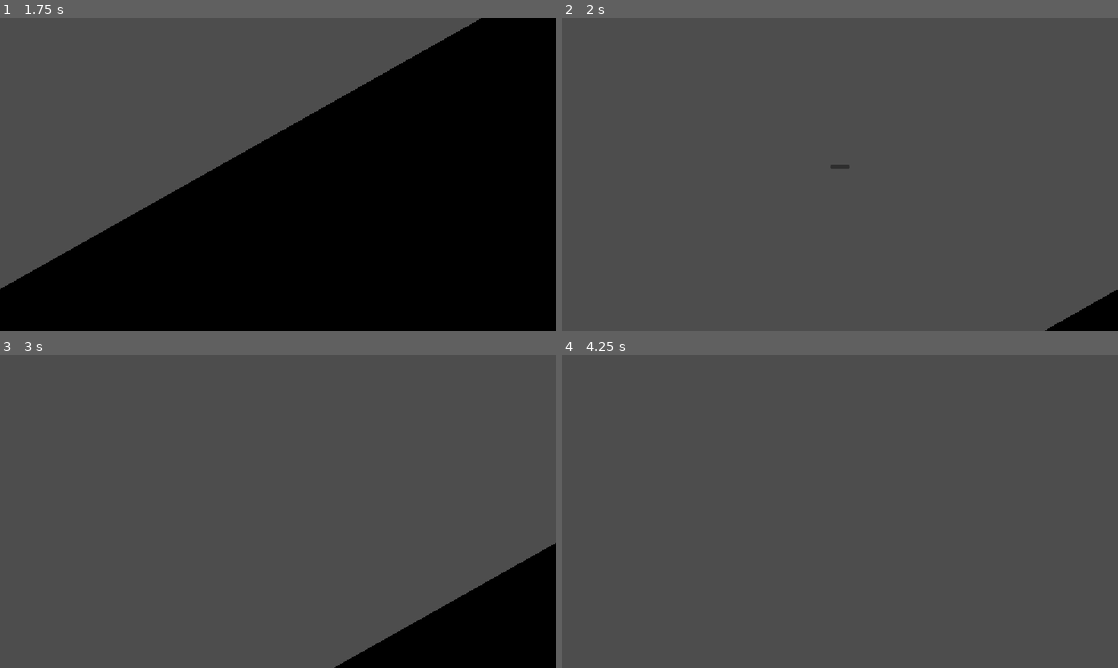
Above: before the commit, frames 1-4 (two rows, left to right).
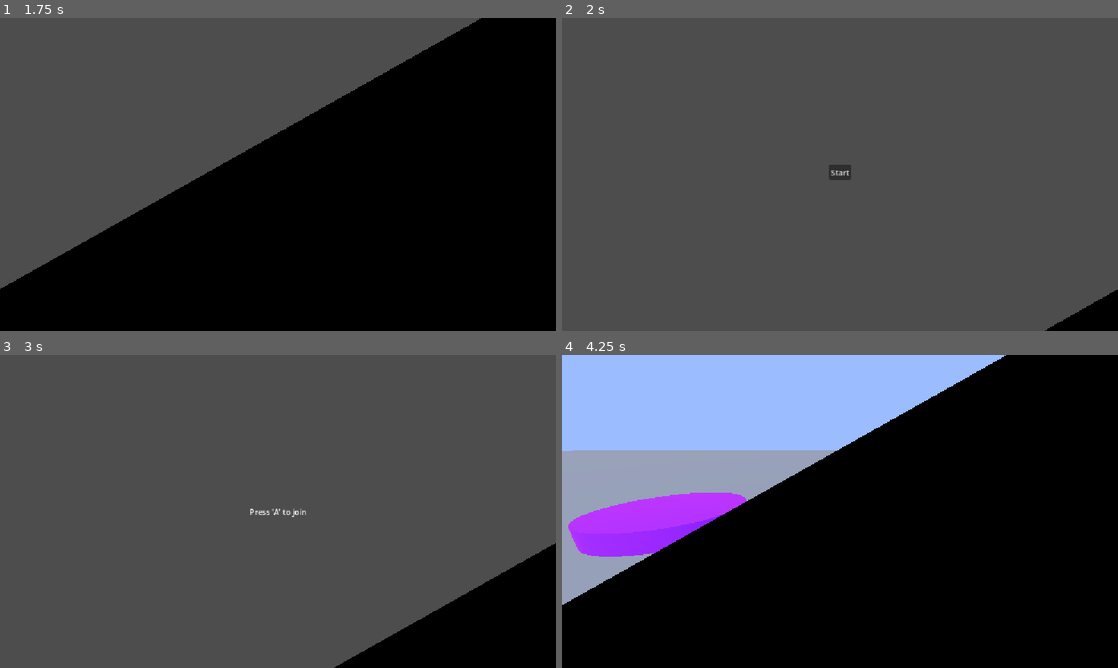
Above: after the commit, the same moments.

Repository: JZxAkuma/Game-Prototype-3
Game: Godot game, scene res://DO NOT TOUCH/Scene/main.tscn
Two runs of this game, one before a commit and one after it. Both use one fixed random seed, a clock stepped at 60 frames per second and the inputs below.
Inputs (mouse positions are in pixels of both pictures, inside the frame that each line leads up to; where the layout moved, square brackets give the same spot in the first picture):
- Up to frame 1 (1.75 s): tap Enter at 0.5 s; hold D (right) 0.53-1.28 s; hold J (a) 0.53-1.28 s; tap K (b) at 0.8, 1.35 s; hold S (down) from 1.28 s (still down); tap O (lb) at 1.55 s
- Up to frame 2 (2 s): keep holding S (down)
- Up to frame 3 (3 s): release S (down) at 2 s; click (278, 508) [278, 505] at 2 s; tap A (left) at 2.75 s; hold D (right) from 2.78 s (still down); tap O (lb) at 2.85 s
- Up to frame 4 (4.25 s): tap U (x) at 3.05, 3.6 s; tap A (left) at 3.5 s; release D (right) at 3.53 s; hold W (up) from 3.53 s (still down); tap I (y) at 3.8 s

Frame 1 is identical in both runs. In frame 2, 0.1% of the frame differs, in the area x 48-52%, y 46-52%; in frame 3, 0.1%; in frame 4, 100%, in the area x 0-100%, y 0-100%.

Commit message:
Lobby and rework controller registration
+ pain
+ kill me

Diff:
--- a/DO NOT TOUCH/Autoload/scene/transition.tscn
+++ b/DO NOT TOUCH/Autoload/scene/transition.tscn
@@ -111,6 +111,7 @@
 anchor_bottom = 1.0
 grow_horizontal = 2
 grow_vertical = 2
+mouse_filter = 1
 
 [node name="ColorRect" type="ColorRect" parent="Control" unique_id=1302733100]
 material = SubResource("ShaderMaterial_8tds3")
--- /dev/null
+++ b/DO NOT TOUCH/Autoload/script/game state.gd
@@ -0,0 +1,29 @@
+extends Node
+
+class PlayerData:
+	var slot := 0
+	var character := 0
+	var coins:= 10
+	var stars := 0
+	var space_index := 0
+
+var players: Array[PlayerData] = []
+var board_seed := 0
+var space_types: Array[int] = []
+var turn := 0
+
+var current_player := 0
+
+func _new_game(slots:Array[int]) -> void:
+	players.clear()
+	for slot in slots:
+		var p := PlayerData.new()
+		p.slot = slot
+		p.character = slot
+		players.append(p)
+
+func _next_player() -> void:
+	current_player += 1
+	if current_player >= players.size():
+		current_player = 0
+		turn += 1
--- a/DO NOT TOUCH/Autoload/script/player input.gd
+++ b/DO NOT TOUCH/Autoload/script/player input.gd
@@ -31,7 +31,8 @@
 func _slot_of_device(device: int) -> int:
 	return slot_device.find(device)
 
-func _register_joypad(device:int) -> int:
+# player_input.gd
+func _register_joypad(device: int) -> int:
 	if _slot_of_device(device) != -1:
 		return -1
 	var slot := slot_device.find(unassigned)
@@ -50,6 +51,11 @@
 func _register_keyboard_for_all() -> void:
 	for slot in max_player:
 		slot_device[slot] = keyboard
+	registration_changed.emit()
+
+func _reset() -> void:
+	for slot in max_player:
+		slot_device[slot] = unassigned
 	registration_changed.emit()
 
 func _build_action() -> void:
--- /dev/null
+++ b/DO NOT TOUCH/Resources/character1.tres
@@ -0,0 +1,10 @@
+[gd_resource type="Resource" script_class="CharacterData" format=3 uid="uid://cppg23tfwx7j4"]
+
+[ext_resource type="PackedScene" uid="uid://c76rs3fvuabod" path="res://DO NOT TOUCH/player card scene/character_1_card_scene.tscn" id="1_4aajc"]
+[ext_resource type="Script" uid="uid://b723n0ibvg2gm" path="res://DO NOT TOUCH/Script/characterdata.gd" id="1_c37ga"]
+
+[resource]
+script = ExtResource("1_c37ga")
+display_name = "Character1"
+model_scene = ExtResource("1_4aajc")
+metadata/_custom_type_script = "uid://b723n0ibvg2gm"
--- /dev/null
+++ b/DO NOT TOUCH/Resources/character2.tres
@@ -0,0 +1,10 @@
+[gd_resource type="Resource" script_class="CharacterData" format=3 uid="uid://embd41dfxtg2"]
+
+[ext_resource type="Script" uid="uid://b723n0ibvg2gm" path="res://DO NOT TOUCH/Script/characterdata.gd" id="1_idnc8"]
+[ext_resource type="PackedScene" uid="uid://e2qsodbskex0" path="res://DO NOT TOUCH/player card scene/character_2_card_scene.tscn" id="1_tj1xu"]
+
+[resource]
+script = ExtResource("1_idnc8")
+display_name = "character2"
+model_scene = ExtResource("1_tj1xu")
+metadata/_custom_type_script = "uid://b723n0ibvg2gm"
--- /dev/null
+++ b/DO NOT TOUCH/Resources/character3.tres
@@ -0,0 +1,10 @@
+[gd_resource type="Resource" script_class="CharacterData" format=3 uid="uid://vuxxvlh7frr2"]
+
+[ext_resource type="Script" uid="uid://b723n0ibvg2gm" path="res://DO NOT TOUCH/Script/characterdata.gd" id="1_gwcj6"]
+[ext_resource type="PackedScene" uid="uid://cuh6vf6i2y4t6" path="res://DO NOT TOUCH/player card scene/character_3_card_scene.tscn" id="1_q2ktc"]
+
+[resource]
+script = ExtResource("1_gwcj6")
+display_name = "character3"
+model_scene = ExtResource("1_q2ktc")
+metadata/_custom_type_script = "uid://b723n0ibvg2gm"
--- /dev/null
+++ b/DO NOT TOUCH/Resources/character4.tres
@@ -0,0 +1,10 @@
+[gd_resource type="Resource" script_class="CharacterData" format=3 uid="uid://blbq6tper0v40"]
+
+[ext_resource type="PackedScene" uid="uid://cov13unm4qnax" path="res://DO NOT TOUCH/player card scene/character_4_card_scene.tscn" id="1_3t04j"]
+[ext_resource type="Script" uid="uid://b723n0ibvg2gm" path="res://DO NOT TOUCH/Script/characterdata.gd" id="1_qoqtl"]
+
+[resource]
+script = ExtResource("1_qoqtl")
+display_name = "character4"
+model_scene = ExtResource("1_3t04j")
+metadata/_custom_type_script = "uid://b723n0ibvg2gm"
--- /dev/null
+++ b/DO NOT TOUCH/Scene/lobby.gd
@@ -0,0 +1,59 @@
+extends Node3D
+
+const board := preload("res://DO NOT TOUCH/Scene/board.tscn")
+
+@export var card_scene : PackedScene
+@export var characters : Array[CharacterData]
+@export var min_players := 1
+
+@onready var prompt: Label = $CanvasLayer/Control/prompt
+@onready var cards_box: HBoxContainer = $CanvasLayer/Control/cards_box
+
+var cards := {}
+
+func _ready() -> void:
+	PlayerInput._reset()
+	PlayerInput.registration_changed.connect(_refresh)
+	_refresh()
+
+func _input(event: InputEvent) -> void:
+	if event.is_action_pressed(&"a"):
+		var s = PlayerInput._register_joypad(event.device)
+	if SceneManager.busy:
+		return
+
+	if event is InputEventKey and event.pressed and not event.echo:
+		PlayerInput._register_keyboard_for_all()
+		_finish()
+		return
+
+func _refresh() -> void:
+	for slot in PlayerInput.max_player:
+		var registered := PlayerInput._is_slot_registered(slot)
+		if registered and not cards.has(slot):
+			var card := card_scene.instantiate()
+			cards_box.add_child(card)
+			card._setup(slot,characters[slot])
+			cards[slot] = card
+		elif not registered and cards.has(slot):
+			cards[slot].queue_free()
+			cards.erase(slot)
+
+	var order := cards.keys()
+	order.sort()
+	for slot in order:
+		cards_box.move_child(cards[slot], -1)
+
+	prompt.visible = cards.is_empty()
+
+func _finish() -> void:
+	set_process_input(false)
+	PlayerInput._build_action()
+
+	var slots: Array[int] = []
+	for s in PlayerInput.max_player:
+		if PlayerInput._is_slot_registered(s):
+			slots.append(s)
+
+	GameState._new_game(slots)
+	SceneManager.goto_scene(board)
--- a/DO NOT TOUCH/Scene/lobby.tscn
+++ b/DO NOT TOUCH/Scene/lobby.tscn
@@ -1,3 +1,54 @@
 [gd_scene format=3 uid="uid://dlgptrxmlft8m"]
 
+[ext_resource type="Script" uid="uid://6o8xwearwinm" path="res://DO NOT TOUCH/Scene/lobby.gd" id="1_mnsp2"]
+[ext_resource type="PackedScene" uid="uid://bn88jmy5chlhb" path="res://DO NOT TOUCH/Scene/player_card.tscn" id="2_scrqp"]
+[ext_resource type="Script" uid="uid://b723n0ibvg2gm" path="res://DO NOT TOUCH/Script/characterdata.gd" id="3_xo7ek"]
+[ext_resource type="Resource" uid="uid://cppg23tfwx7j4" path="res://DO NOT TOUCH/Resources/character1.tres" id="4_o3tnd"]
+[ext_resource type="Resource" uid="uid://embd41dfxtg2" path="res://DO NOT TOUCH/Resources/character2.tres" id="5_073hx"]
+[ext_resource type="Resource" uid="uid://vuxxvlh7frr2" path="res://DO NOT TOUCH/Resources/character3.tres" id="6_pw40n"]
+[ext_resource type="Resource" uid="uid://blbq6tper0v40" path="res://DO NOT TOUCH/Resources/character4.tres" id="7_nvl8b"]
+
 [node name="Lobby" type="Node3D" unique_id=1832407849]
+script = ExtResource("1_mnsp2")
+card_scene = ExtResource("2_scrqp")
+characters = Array[ExtResource("3_xo7ek")]([ExtResource("4_o3tnd"), ExtResource("5_073hx"), ExtResource("6_pw40n"), ExtResource("7_nvl8b")])
+
+[node name="CanvasLayer" type="CanvasLayer" parent="." unique_id=467866184]
+
+[node name="Control" type="Control" parent="CanvasLayer" unique_id=284382601]
+layout_mode = 3
+anchors_preset = 15
+anchor_right = 1.0
+anchor_bottom = 1.0
+grow_horizontal = 2
+grow_vertical = 2
+mouse_filter = 1
+
+[node name="cards_box" type="HBoxContainer" parent="CanvasLayer/Control" unique_id=229813048]
+layout_mode = 1
+anchors_preset = 8
+anchor_left = 0.5
+anchor_top = 0.5
+anchor_right = 0.5
+anchor_bottom = 0.5
+offset_left = -20.0
+offset_top = -20.0
+offset_right = 20.0
+offset_bottom = 20.0
+grow_horizontal = 2
+grow_vertical = 2
+
+[node name="prompt" type="Label" parent="CanvasLayer/Control" unique_id=5449062]
+layout_mode = 1
+anchors_preset = 8
+anchor_left = 0.5
+anchor_top = 0.5
+anchor_right = 0.5
+anchor_bottom = 0.5
+offset_left = -59.0
+offset_top = -11.5
+offset_right = 59.0
+offset_bottom = 11.5
+grow_horizontal = 2
+grow_vertical = 2
+text = "Press 'A' to join"
--- a/DO NOT TOUCH/Scene/main_menu.tscn
+++ b/DO NOT TOUCH/Scene/main_menu.tscn
@@ -31,5 +31,6 @@
 
 [node name="start" type="Button" parent="CanvasLayer/Control/VBoxContainer" unique_id=529104064]
 layout_mode = 2
+text = "Start"
 
 [connection signal="pressed" from="CanvasLayer/Control/VBoxContainer/start" to="." method="_on_start_pressed"]
--- /dev/null
+++ b/DO NOT TOUCH/Scene/player_card.tscn
@@ -0,0 +1,43 @@
+[gd_scene format=3 uid="uid://bn88jmy5chlhb"]
+
+[ext_resource type="Script" uid="uid://dwi4yqex8agf2" path="res://DO NOT TOUCH/Script/player_card.gd" id="1_853hf"]
+
+[sub_resource type="BoxMesh" id="BoxMesh_aygv5"]
+size = Vector3(4.694336, 1, 5.2717285)
+
+[node name="PlayerCard" type="PanelContainer" unique_id=2134856276]
+offset_right = 40.0
+offset_bottom = 40.0
+script = ExtResource("1_853hf")
+
+[node name="VBoxContainer" type="VBoxContainer" parent="." unique_id=1030984966]
+layout_mode = 2
+
+[node name="SubViewportContainer" type="SubViewportContainer" parent="VBoxContainer" unique_id=1323938491]
+custom_minimum_size = Vector2(200, 300)
+layout_mode = 2
+stretch = true
+
+[node name="SubViewport" type="SubViewport" parent="VBoxContainer/SubViewportContainer" unique_id=591722861]
+own_world_3d = true
+transparent_bg = true
+handle_input_locally = false
+size = Vector2i(200, 300)
+render_target_update_mode = 4
+
+[node name="MeshInstance3D" type="MeshInstance3D" parent="VBoxContainer/SubViewportContainer/SubViewport" unique_id=857326066]
+transform = Transform3D(1, 0, 0, 0, 1, 0, 0, 0, 1, 0, -0.5251512, 0)
+mesh = SubResource("BoxMesh_aygv5")
+
+[node name="DirectionalLight3D" type="DirectionalLight3D" parent="VBoxContainer/SubViewportContainer/SubViewport" unique_id=296583441]
+
+[node name="ModelHolder" type="Node3D" parent="VBoxContainer/SubViewportContainer/SubViewport" unique_id=2073082483]
+
+[node name="Camera3D" type="Camera3D" parent="VBoxContainer/SubViewportContainer/SubViewport" unique_id=1981399761]
+transform = Transform3D(1, 0, 0, 0, 0.95824224, 0.2859577, 0, -0.2859577, 0.95824224, 0, 1.223506, 3.5939033)
+
+[node name="NameLabel" type="Label" parent="VBoxContainer" unique_id=1785106722]
+layout_mode = 2
+
+[node name="SlotLabel" type="Label" parent="VBoxContainer" unique_id=2112894070]
+layout_mode = 2
--- /dev/null
+++ b/DO NOT TOUCH/Script/characterdata.gd
@@ -0,0 +1,5 @@
+class_name CharacterData
+extends Resource
+
+@export var display_name := ""
+@export var model_scene: PackedScene
--- /dev/null
+++ b/DO NOT TOUCH/Script/player_card.gd
@@ -0,0 +1,10 @@
+extends PanelContainer
+
+@onready var model_holder: Node3D = $VBoxContainer/SubViewportContainer/SubViewport/ModelHolder
+@onready var name_label: Label = $VBoxContainer/NameLabel
+@onready var slot_label: Label = $VBoxContainer/SlotLabel
+
+func _setup(slot: int, data: CharacterData) -> void:
+	slot_label.text = "P%d" % (slot + 1)
+	name_label.text = data.display_name
+	model_holder.add_child(data.model_scene.instantiate())
--- /dev/null
+++ b/DO NOT TOUCH/player card scene/character_1_card_scene.tscn
@@ -0,0 +1,13 @@
+[gd_scene format=3 uid="uid://c76rs3fvuabod"]
+
+[sub_resource type="StandardMaterial3D" id="StandardMaterial3D_w6vqp"]
+albedo_color = Color(1, 0, 0, 1)
+
+[sub_resource type="CapsuleMesh" id="CapsuleMesh_w6vqp"]
+material = SubResource("StandardMaterial3D_w6vqp")
+
+[node name="Character1_card_scene" type="Node3D" unique_id=912925556]
+
+[node name="MeshInstance3D" type="MeshInstance3D" parent="." unique_id=398508684]
+transform = Transform3D(1, 0, 0, 0, 1, 0, 0, 0, 1, 0, 0.9970485, 0)
+mesh = SubResource("CapsuleMesh_w6vqp")
--- /dev/null
+++ b/DO NOT TOUCH/player card scene/character_2_card_scene.tscn
@@ -0,0 +1,13 @@
+[gd_scene format=3 uid="uid://e2qsodbskex0"]
+
+[sub_resource type="StandardMaterial3D" id="StandardMaterial3D_aygv5"]
+albedo_color = Color(0, 1, 0, 1)
+
+[sub_resource type="CapsuleMesh" id="CapsuleMesh_4eq5q"]
+material = SubResource("StandardMaterial3D_aygv5")
+
+[node name="Character2_card_scene" type="Node3D" unique_id=912925556]
+
+[node name="MeshInstance3D" type="MeshInstance3D" parent="." unique_id=398508684]
+transform = Transform3D(1, 0, 0, 0, 1, 0, 0, 0, 1, 0, 0.9970485, 0)
+mesh = SubResource("CapsuleMesh_4eq5q")
--- /dev/null
+++ b/DO NOT TOUCH/player card scene/character_3_card_scene.tscn
@@ -0,0 +1,13 @@
+[gd_scene format=3 uid="uid://cuh6vf6i2y4t6"]
+
+[sub_resource type="StandardMaterial3D" id="StandardMaterial3D_4eq5q"]
+albedo_color = Color(0, 0, 1, 1)
+
+[sub_resource type="CapsuleMesh" id="CapsuleMesh_631xx"]
+material = SubResource("StandardMaterial3D_4eq5q")
+
+[node name="Character3_card_scene" type="Node3D" unique_id=912925556]
+
+[node name="MeshInstance3D" type="MeshInstance3D" parent="." unique_id=398508684]
+transform = Transform3D(1, 0, 0, 0, 1, 0, 0, 0, 1, 0, 0.9970485, 0)
+mesh = SubResource("CapsuleMesh_631xx")
--- /dev/null
+++ b/DO NOT TOUCH/player card scene/character_4_card_scene.tscn
@@ -0,0 +1,13 @@
+[gd_scene format=3 uid="uid://cov13unm4qnax"]
+
+[sub_resource type="StandardMaterial3D" id="StandardMaterial3D_8ji1m"]
+albedo_color = Color(1, 1, 0, 1)
+
+[sub_resource type="CapsuleMesh" id="CapsuleMesh_6gpqh"]
+material = SubResource("StandardMaterial3D_8ji1m")
+
+[node name="Character4_card_scene" type="Node3D" unique_id=912925556]
+
+[node name="MeshInstance3D" type="MeshInstance3D" parent="." unique_id=398508684]
+transform = Transform3D(1, 0, 0, 0, 1, 0, 0, 0, 1, 0, 0.9970485, 0)
+mesh = SubResource("CapsuleMesh_6gpqh")
--- a/project.godot
+++ b/project.godot
@@ -20,6 +20,7 @@
 SceneManager="*uid://dl3xiev1c87lx"
 Transition="*uid://bgklorq1l8t6"
 PlayerInput="*uid://vnv6iweeeupk"
+GameState="*uid://xeph1rxbyjku"
 
 [display]
 
Not shown, added: DO NOT TOUCH/Autoload/script/game state.gd.uid
Not shown, added: DO NOT TOUCH/Scene/lobby.gd.uid
Not shown, added: DO NOT TOUCH/Script/characterdata.gd.uid
Not shown, added: DO NOT TOUCH/Script/player_card.gd.uid
